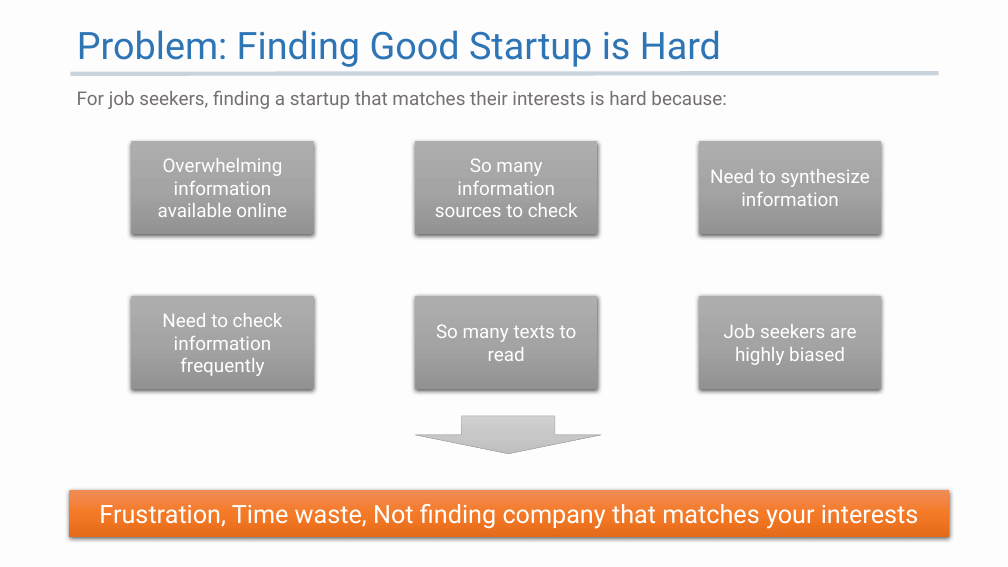
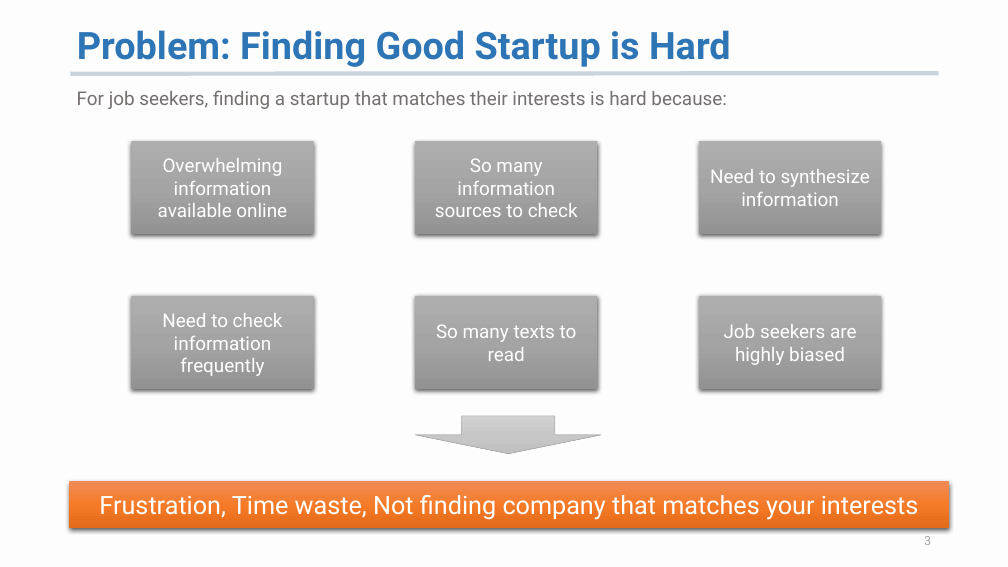
Before and after one commit to K-AlfredIwasaki/job_hunting_made_easy, a slide deck: slide 3 of startup_db_recommendation.pptx. Drawn at 1008x567 pixels with LibreOffice and Linux fonts; fonts in the diff are those of the drawing. Boxes give left, top, right and bottom in pixels: in the first picture for what was removed or moved away, otherwise in the second. Text is boxed around its words. In the diff, an @@ line names an element or a change of style, - is before the commit and + after.

```diff
--- a/startup_db_recommendation.pptx
+++ b/startup_db_recommendation.pptx
@@ title "Problem: Finding Good Startup is ..." at [77,30,731,67]: bold on @@
@@ rectangle "Frustration, Time waste, Not finding ...": place and size @@
-rectangle "Frustration, Time waste, Not finding ..." at [70,490,950,536]
+rectangle "Frustration, Time waste, Not finding ..." at [70,482,950,528]
@@ page number added at [924,536,931,545], 12 pt, text #A6A4A4 @@
+3
```
Also in this commit, not shown: 21 other slides changed, 3 slides added, 1 slide removed, 4 other files.
